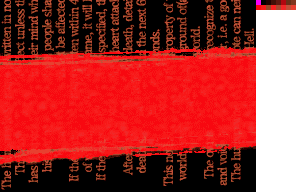
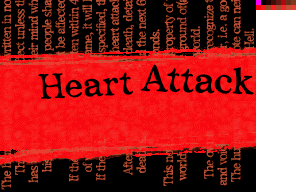
Before/after of a 296px x 192px layered artwork. What changed in the layer stack:
added layer "Attack" above "Heart" over [140, 64, 254, 95]
added layer "Heart" above "Layer 1" over [38, 72, 134, 99]
